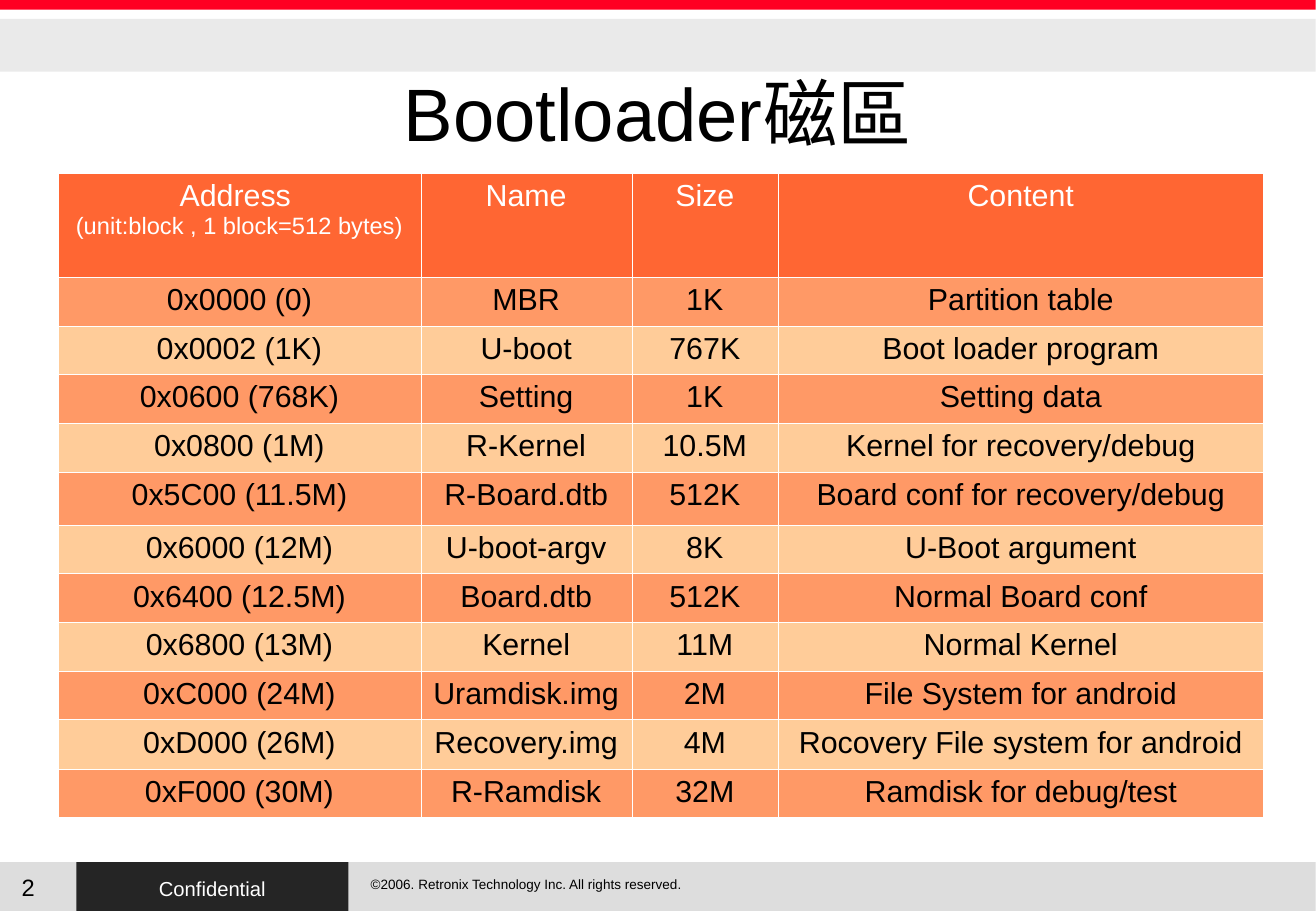
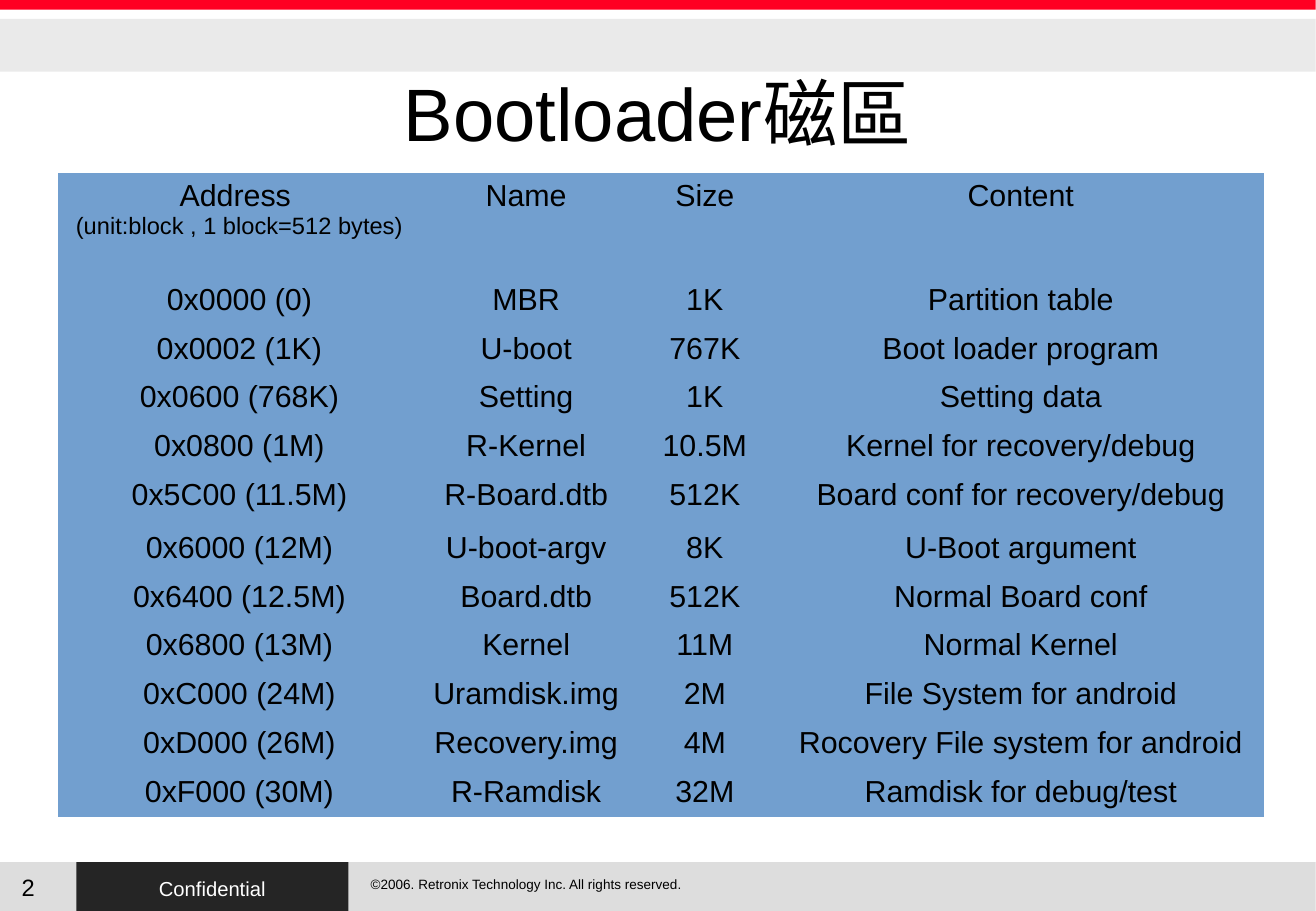
Before and after one commit to RetronixTechInc/u-boot-rtx, a slide deck: slide 2 of RTX/uboot.odp. Drawn at 1316x911 pixels with LibreOffice and Linux fonts; fonts in the diff are those of the drawing; background and template pictures are left out. Boxes give left, top, right and bottom in pixels: in the first picture for what was removed or moved away, otherwise in the second. Text is boxed around its words. In the diff, an @@ line names an element or a change of style, - is before the commit and + after.

```diff
--- a/RTX/uboot.odp
+++ b/RTX/uboot.odp
@@ table at (x1=58, y1=173, x2=1264, y2=818) @@
@@ fill #FF6633 to #729FCF in row 1 @@
@@ fill #FF9966 to #729FCF in 24 cells @@
@@ fill #FFCC99 to #729FCF in 20 cells @@
@@ text colour #FFFFFF to #000000 in "Address", "(unit:block , 1 block=512 bytes)", "Name", "Size" and 1 more places @@
@@ borders changed @@
```
Also in this commit, not shown: 1 other slide changed, 5 slides added, 1 other file.
